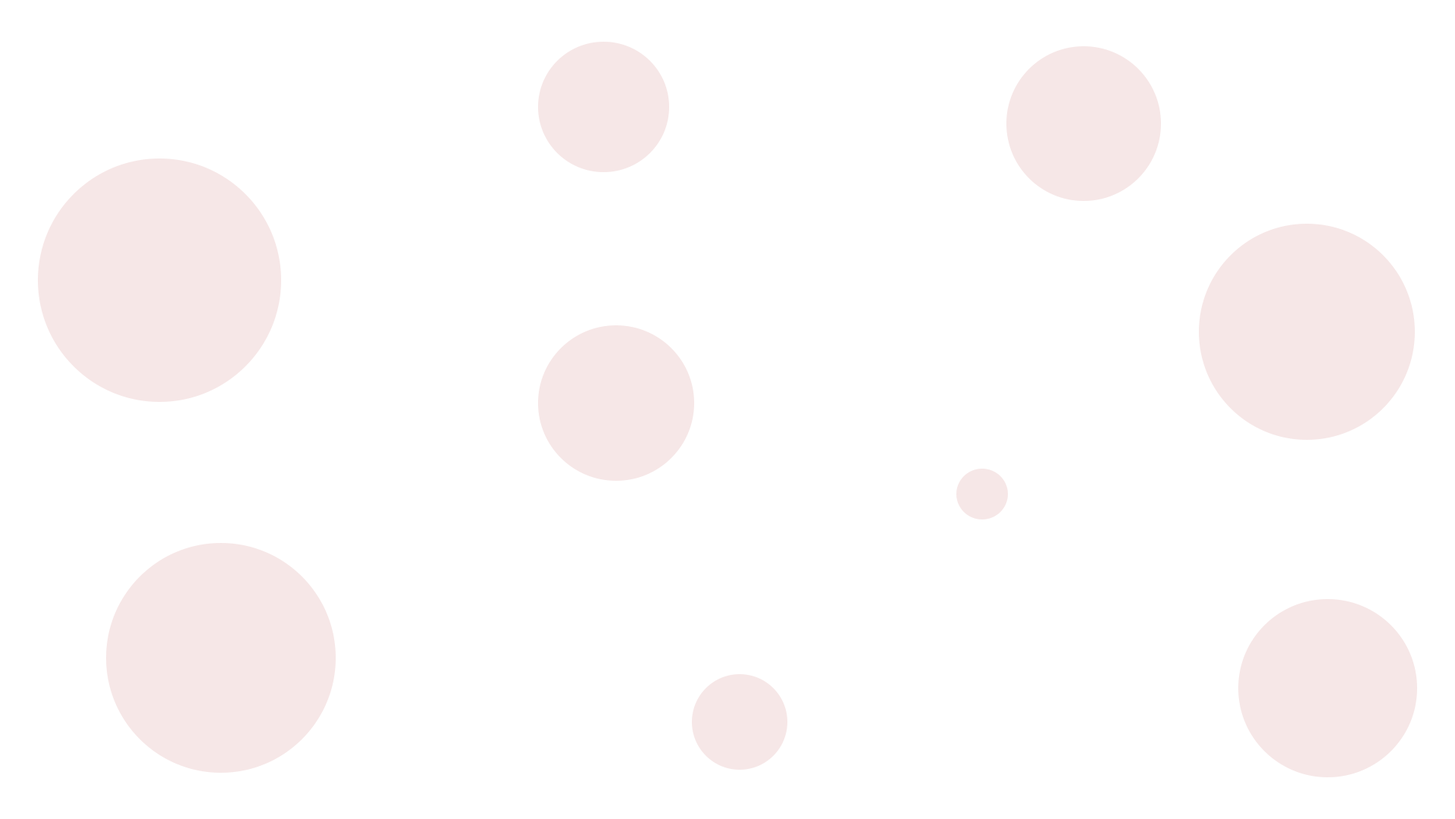
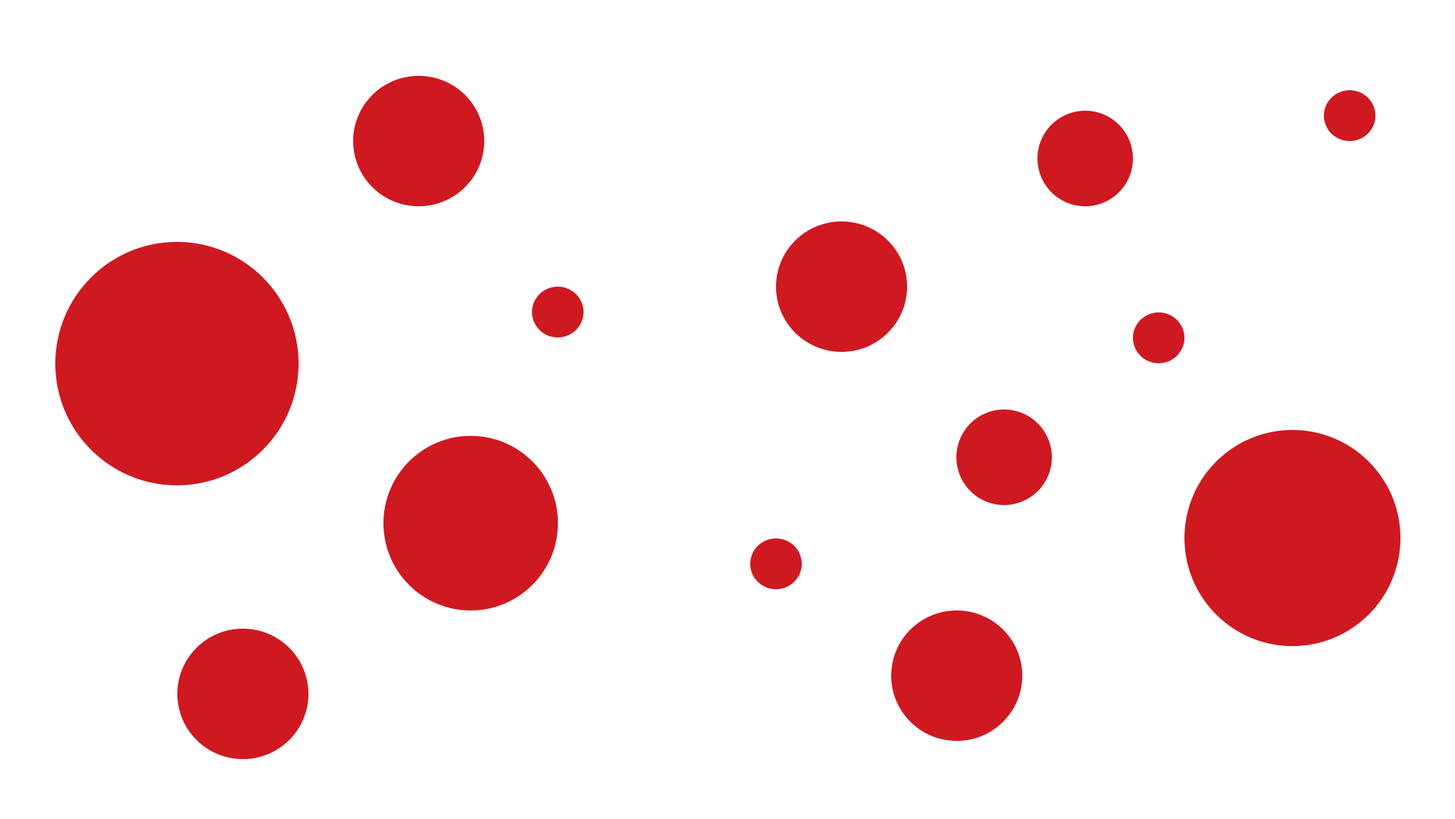
Layered file, before and after one edit (1455px x 819px). Changes by layer:
painted on "Ellipse 1" over [37, 41, 1418, 777]
